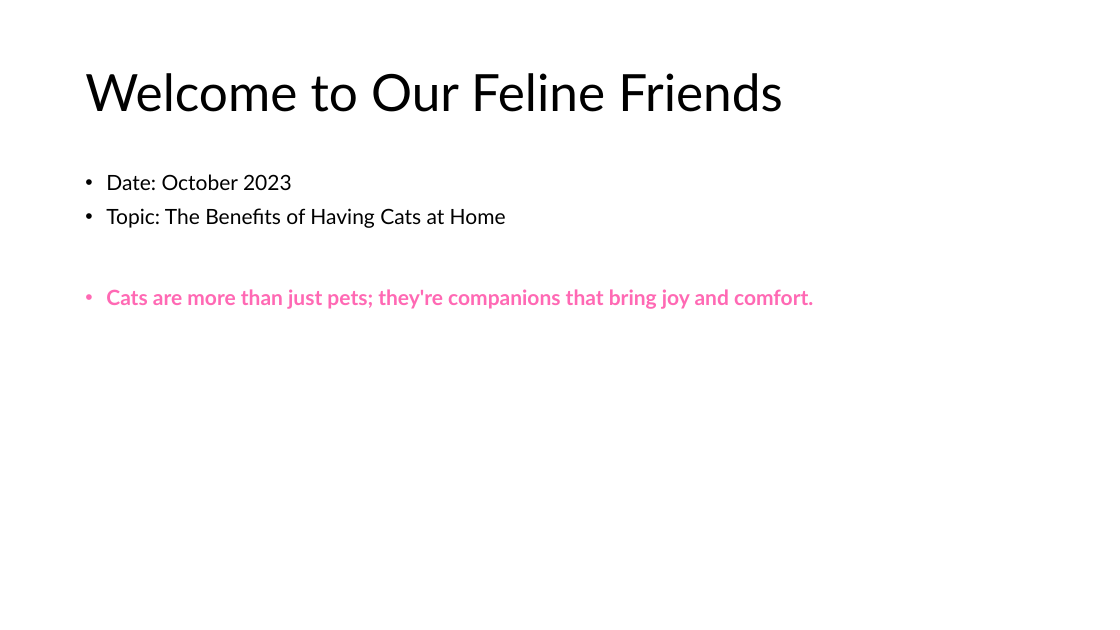
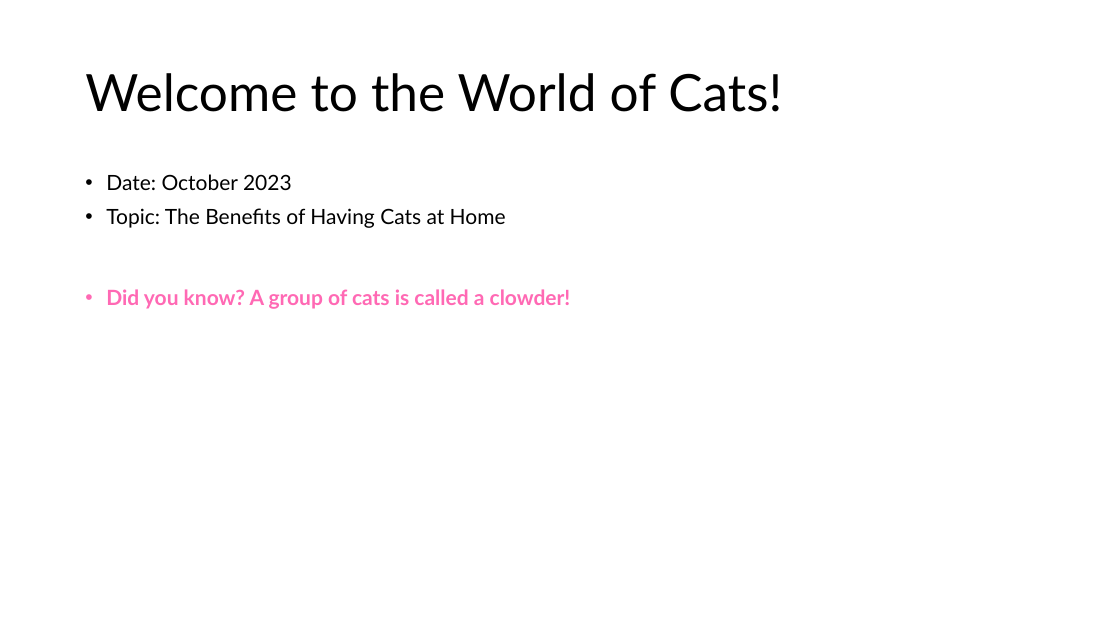
Before and after one commit to drubaga/SlideAI, a slide deck: slide 2 of output/The_Benefits_of_Having_Cats_at_Home.pptx. Drawn at 1120x630 pixels with LibreOffice and Linux fonts; fonts in the diff are those of the drawing. Boxes give left, top, right and bottom in pixels: in the first picture for what was removed or moved away, otherwise in the second. Text is boxed around its words. In the diff, an @@ line names an element or a change of style, - is before the commit and + after.

```diff
--- a/output/The_Benefits_of_Having_Cats_at_Home.pptx
+++ b/output/The_Benefits_of_Having_Cats_at_Home.pptx
@@ title at [85,73,782,112]: text changed @@
-Welcome to Our Feline Friends
+Welcome to the World of Cats!
@@ text at [106,289,571,309]: text changed @@
-• Cats are more than just pets; they're companions that bring joy and comfort.
+• Did you know? A group of cats is called a clowder!
```
Also in this commit, not shown: 9 other slides changed, 1 slide added, 1 slide removed, 2 other files.
